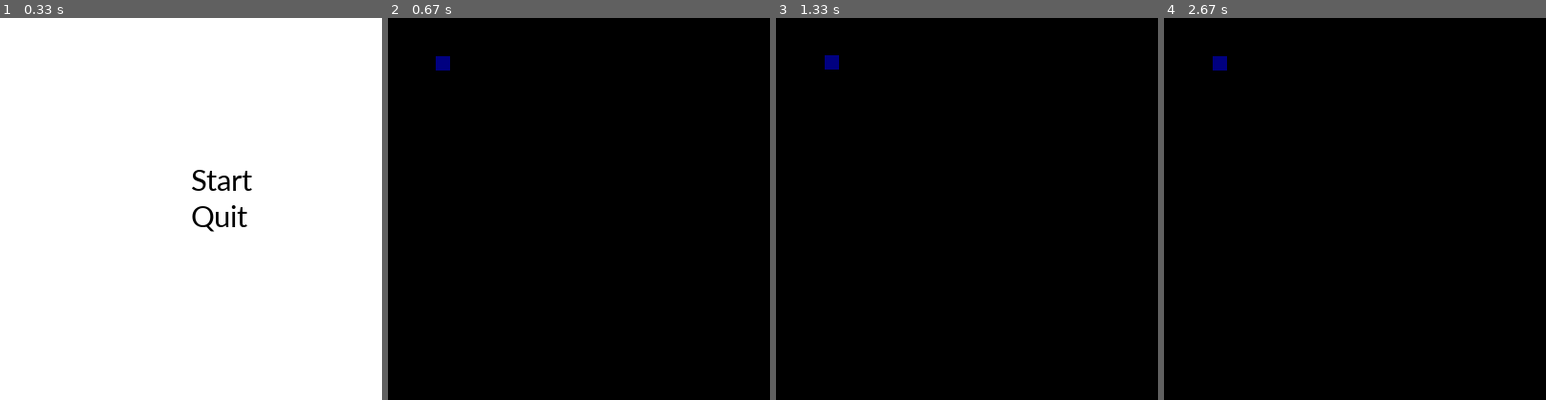
Above: before the commit, frames 1-4 (left to right).
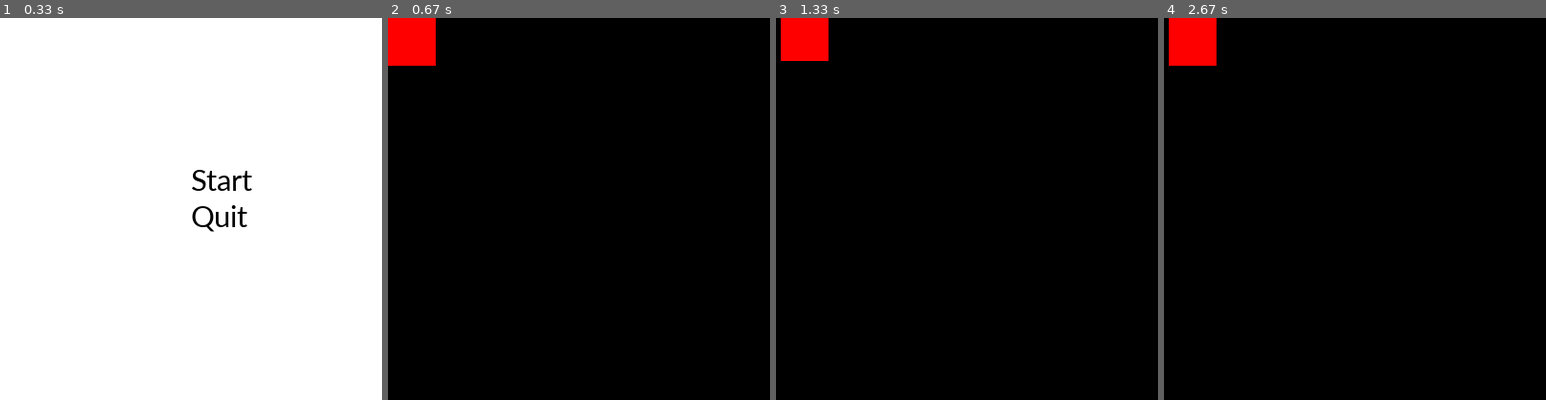
Above: after the commit, the same moments.

Repository: Shiho-c/pygame
Game: pygame game, started from main.py
Same seed, same stepped clock (60 frames per second), same inputs: the game is played once before the commit and once after it.
Inputs:
- Up to frame 1 (0.33 s): no input
- Up to frame 2 (0.67 s): click "Start" at 0.38 s
- Up to frame 3 (1.33 s): hold Right 0.67-1.13 s; hold Up from 1.17 s (still down)
- Up to frame 4 (2.67 s): release Up at 1.47 s; hold Right 1.5-1.97 s; hold Left 2-2.53 s; hold Down from 2.57 s (still down)

Frame 1 is identical in both runs. In frame 2, 1.7% of the frame differs, in the area x 0-17%, y 0-14%; in frame 3, 1.5%; in frame 4, 1.7%.

Commit message:
can now move in curve

Diff:
--- a/main.py
+++ b/main.py
@@ -18,6 +18,8 @@
 start_button = LabelText("Start", corbel_font, black, window.get_width() / 2, window.get_height() / 2 - 50 )
 quit_button = LabelText("Quit", corbel_font, black, window.get_width() / 2, start_button.get_y() + start_button.get_height() )
 player = rect.Rect((50, 40, 15, 15))
+playerX, playerY = 0, 0
+movementSpeed = 5
 game_screen = False
 # infinite loop
 run = True
@@ -25,13 +27,13 @@
     for event in pygame.event.get():
         key = pygame.key.get_pressed()
         if key[pygame.K_LEFT]:
-           player.move_ip(-1, 0)
+           playerX -= movementSpeed
         if key[pygame.K_RIGHT]:
-           player.move_ip(1, 0)
+           playerX += movementSpeed
         if key[pygame.K_UP]:
-           player.move_ip(0, -1)
+           playerY -= movementSpeed
         if key[pygame.K_DOWN]:
-           player.move_ip(0, 1)
+           playerY += movementSpeed
         if event.type == pygame.QUIT:
             run = False
 
@@ -47,7 +49,7 @@
     window.blit(start_button.surface(), (start_button.get_x(), start_button.get_y()))
     window.blit(quit_button.surface(), (quit_button.get_x(), quit_button.get_y()))
     if game_screen:
-        pygame.draw.rect(window, (0, 0, 128), player)
+        pygame.draw.rect(window, (255, 0, 0), (playerX, playerY, 50, 50))
     clock.tick(60)
     pygame.display.update()
 
